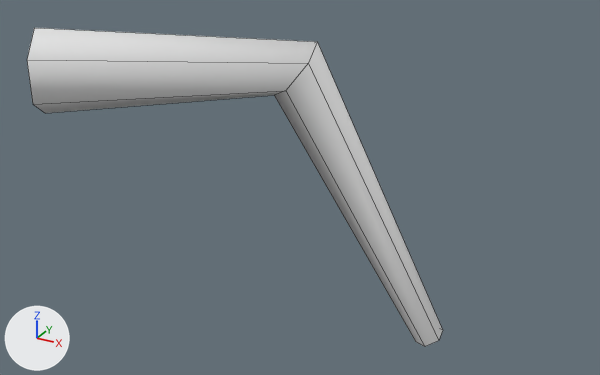
The FBX model unity/Assets/Art/Models/Grasshopper_Leg2.fbx, before and after one commit.
Rendered twice from a 50 mm camera at (0.282, -0.266, 0.104) aimed at (0.1, 0.064, -0.061). The lights are fixed; the arrows at lower left show +X, +Y and +Z. The first picture is the older version. Mesh edges are drawn as thin lines. Where no turn or scale is listed for an object, it has been applied to the vertices.

Script lines for the objects in view, before the commit:
```python
me_grasshopper_leg2 = bpy.data.meshes.new('Grasshopper_Leg2')
me_grasshopper_leg2.from_pydata(...)  # 18 vertices, 12 faces; spans x -0.009..0.167, y -0.015..0.108, z -0.153..0.02
me_grasshopper_leg2.materials.append(mat_vertexcolor)  # white #e7e7e7
ob_grasshopper_leg2 = bpy.data.objects.new('Grasshopper_Leg2', me_grasshopper_leg2)
ob_grasshopper_leg2.location = (0.0, 0.0, 0.0)
```
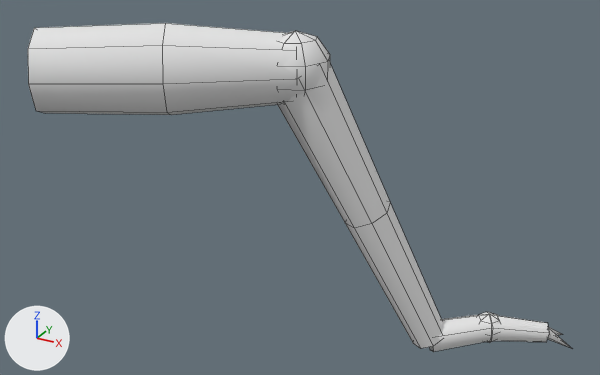
Where the change shows, as pixel boxes [x1, y1, x2, y2] in the pictures (600 x 375 px; the box of a moved part takes in the faces that stretch with it):
```json
{"object": "Grasshopper_Leg2", "change": "reshaped", "before": [27, 28, 443, 346], "after": [28, 23, 571, 352], "on screen": "30% wider"}
{"part": 1, "of": "me_grasshopper_leg2", "change": "added", "after": [281, 31, 330, 96]}
{"part": 2, "of": "me_grasshopper_leg2", "change": "added", "after": [479, 312, 500, 343]}
{"part": 3, "of": "me_grasshopper_leg2", "change": "added", "after": [277, 63, 442, 348]}
{"part": 4, "of": "me_grasshopper_leg2", "change": "added", "after": [430, 315, 549, 352]}
{"part": 5, "of": "me_grasshopper_leg2", "change": "moved or reshaped", "before": [27, 28, 443, 346], "after": [28, 23, 297, 115]}
{"part": 6, "of": "me_grasshopper_leg2", "change": "added", "after": [548, 327, 571, 348]}
```

Scene script edits in JSON lines:
```json
{"block": "me_grasshopper_leg2", "where": "# used by ob_grasshopper_leg2; location = (0.0, 0.0, 0.0)"}
{"block": "me_grasshopper_leg2", "where": "# verts and faces of me_grasshopper_leg2; kept vertices keep their numbers, new ones are numbered from 18"}
{"op": "remove", "block": "me_grasshopper_leg2", "code": "me_grasshopper_leg2.from_pydata(...)  # 18 vertices, 12 faces; spans x -0.009..0.167, y -0.015..0.108, z -0.153..0.02"}
{"op": "add", "block": "me_grasshopper_leg2", "code": "me_grasshopper_leg2.from_pydata(...)  # 130 vertices, 116 faces; spans x -0.01..0.229, y -0.017..0.149, z -0.159..0.022"}
{"block": "me_grasshopper_leg2", "change": "me_grasshopper_leg2 part 1: a new loose piece, a UV sphere (8 segments, 5 rings, poles along z) spanning x 0.083..0.117, y 0.043..0.077, z -0.018..0.018, in mat_vertexcolor (white #e7e7e7)"}
{"block": "me_grasshopper_leg2", "change": "me_grasshopper_leg2 part 2: a new loose piece, a UV sphere (6 segments, 4 rings, poles along z) spanning x 0.178..0.195, y 0.11..0.125, z -0.154..-0.138, in mat_vertexcolor (white #e7e7e7)"}
{"block": "me_grasshopper_leg2", "change": "me_grasshopper_leg2 part 3: a new loose piece of 24 vertices spanning x 0.086..0.169, y 0.045..0.109, z -0.154..0.007, in mat_vertexcolor (white #e7e7e7)"}
{"block": "me_grasshopper_leg2", "change": "me_grasshopper_leg2 part 4: a new loose piece of 18 vertices spanning x 0.155..0.217, y 0.093..0.14, z -0.159..-0.138, in mat_vertexcolor (white #e7e7e7)"}
{"block": "me_grasshopper_leg2", "change": "me_grasshopper_leg2 part 5"}
{"block": "me_grasshopper_leg2", "change": "16 vertices are removed from x -0.009..0.167, y -0.015..0.108, z -0.153..0.013"}
{"block": "me_grasshopper_leg2", "change": "12 faces are deleted"}
{"block": "me_grasshopper_leg2", "change": "22 vertices are added at x -0.01..0.108, y -0.017..0.074, z -0.022..0.022"}
{"block": "me_grasshopper_leg2", "change": "16 new faces join them"}
{"block": "me_grasshopper_leg2", "change": "me_grasshopper_leg2 part 6"}
{"op": "add", "block": "me_grasshopper_leg2", "code": "verts[40] = (0.215, 0.136, -0.148)  # pixel (548, 327)"}
{"op": "add", "block": "me_grasshopper_leg2", "code": "verts[41] = (0.214, 0.132, -0.151)"}
{"op": "add", "block": "me_grasshopper_leg2", "code": "verts[42] = (0.212, 0.135, -0.154)"}
{"op": "add", "block": "me_grasshopper_leg2", "code": "verts[43] = (0.213, 0.139, -0.151)"}
{"op": "add", "block": "me_grasshopper_leg2", "code": "verts[44] = (0.229, 0.137, -0.158)  # pixel (572, 348)"}
{"op": "add", "block": "me_grasshopper_leg2", "code": "verts[45] = (0.214, 0.137, -0.148)  # pixel (547, 326)"}
{"op": "add", "block": "me_grasshopper_leg2", "code": "verts[46] = (0.216, 0.134, -0.151)  # pixel (549, 335)"}
{"op": "add", "block": "me_grasshopper_leg2", "code": "verts[47] = (0.213, 0.134, -0.154)"}
{"op": "add", "block": "me_grasshopper_leg2", "code": "verts[48] = (0.21, 0.137, -0.151)"}
{"op": "add", "block": "me_grasshopper_leg2", "code": "verts[49] = (0.221, 0.149, -0.158)  # pixel (563, 334)"}
{"op": "add", "block": "me_grasshopper_leg2", "code": "faces += [(40, 41, 44), (41, 42, 44), (42, 43, 44), (40, 44, 43), (45, 46, 49), (46, 47, 49)]"}
{"op": "add", "block": "me_grasshopper_leg2", "code": "faces += [(47, 48, 49), (45, 49, 48)]"}
```
